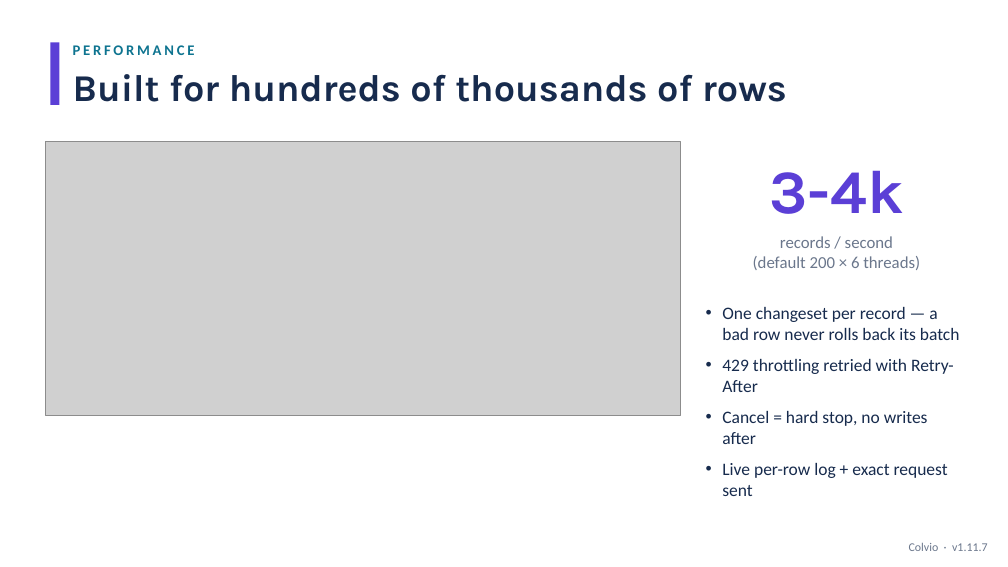
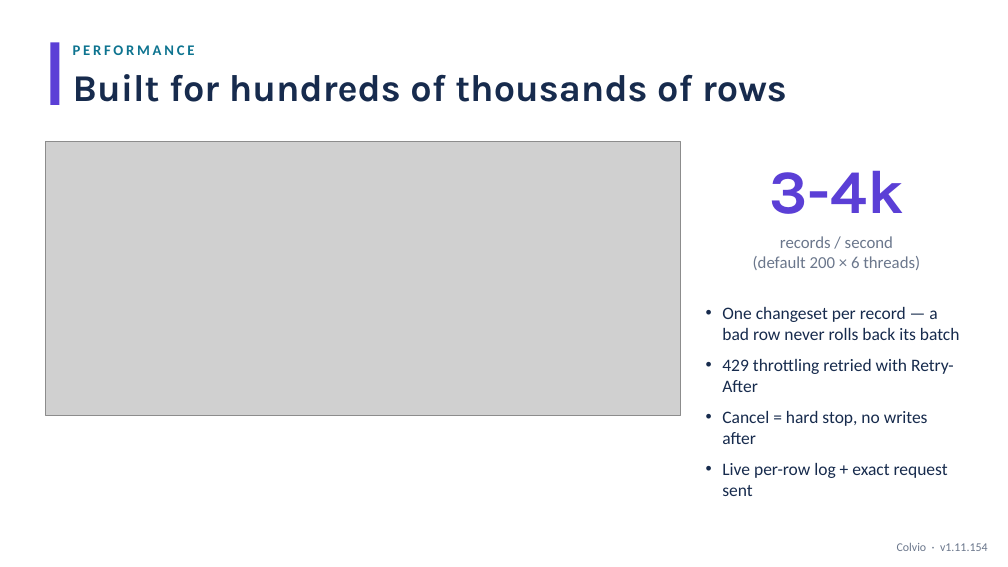
Before and after one commit to zmissoum/colvio, a slide deck: slide 9 of docs/Colvio_Walkthrough.pptx. Drawn at 1008x567 pixels with LibreOffice and Linux fonts; fonts in the diff are those of the drawing; grey boxes stand for pictures. Boxes give left, top, right and bottom in pixels: in the first picture for what was removed or moved away, otherwise in the second. Text is boxed around its words. In the diff, an @@ line names an element or a change of style, - is before the commit and + after.

```diff
--- a/docs/Colvio_Walkthrough.pptx
+++ b/docs/Colvio_Walkthrough.pptx
@@ text at <box>897,543,988,551</box>: text changed @@
-Colvio · v1.11.7
+Colvio · v1.11.154
```
Also in this commit, not shown: 10 other slides changed, 15 other files.
